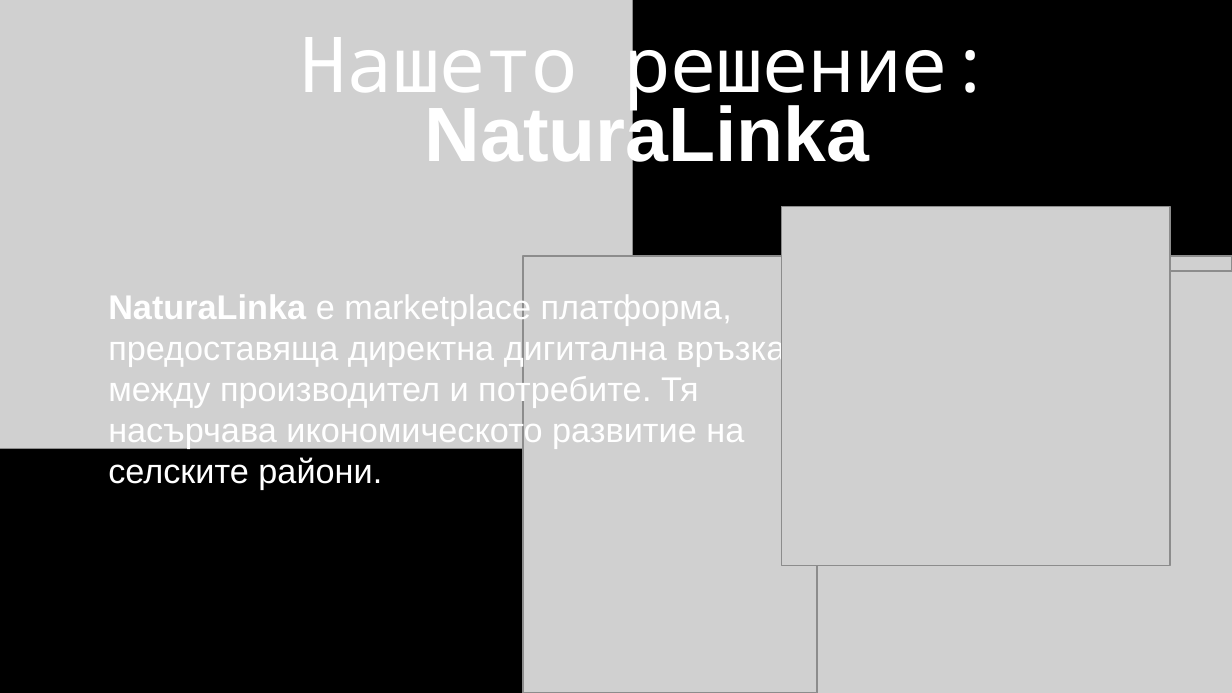
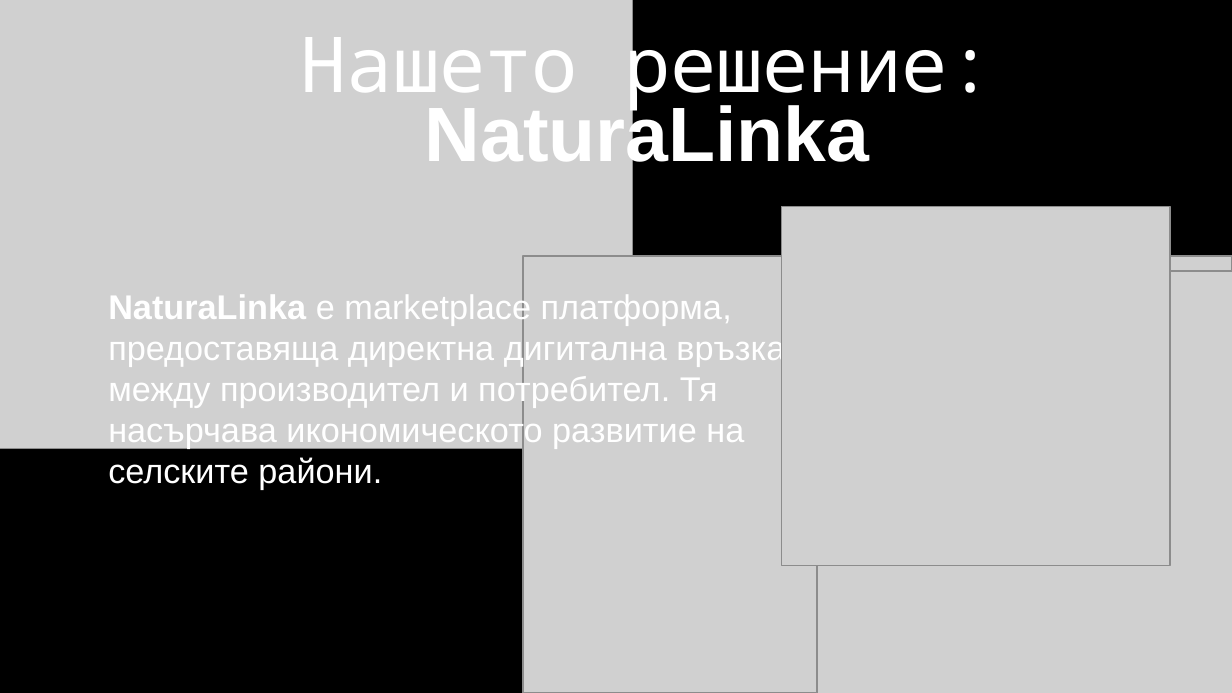
Before and after one commit to KrisD16/HackTUES128velit, a slide deck: slide 4 of pr1 (2).pptx. Drawn at 1232x693 pixels with LibreOffice and Linux fonts; fonts in the diff are those of the drawing; grey boxes stand for pictures; background and template pictures are left out. Boxes give left, top, right and bottom in pixels: in the first picture for what was removed or moved away, otherwise in the second. Text is boxed around its words. In the diff, an @@ line names an element or a change of style, - is before the commit and + after.

```diff
--- a/pr1 (2).pptx
+++ b/pr1 (2).pptx
@@ text at (x1=108, y1=291, x2=785, y2=490): text changed @@
-NaturaLinka е marketplace платформа, предоставяща директна дигитална връзка между производител и потребите. Тя насърчава икономическото развитие на селските райони.
+NaturaLinka е marketplace платформа, предоставяща директна дигитална връзка между производител и потребител. Тя насърчава икономическото развитие на селските райони.
```
Also in this commit, not shown: 2 other slides changed, 1 other file.
